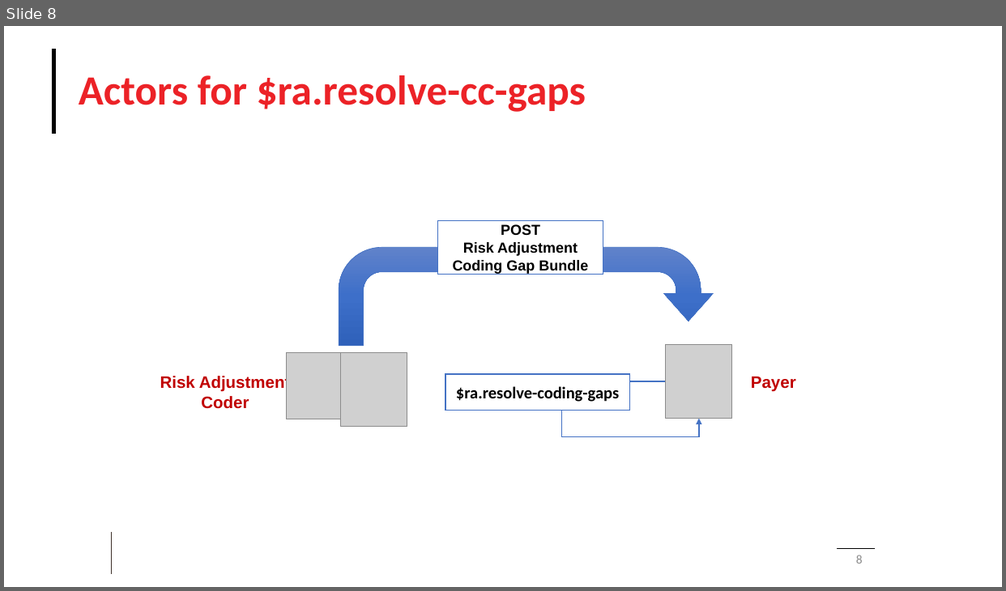
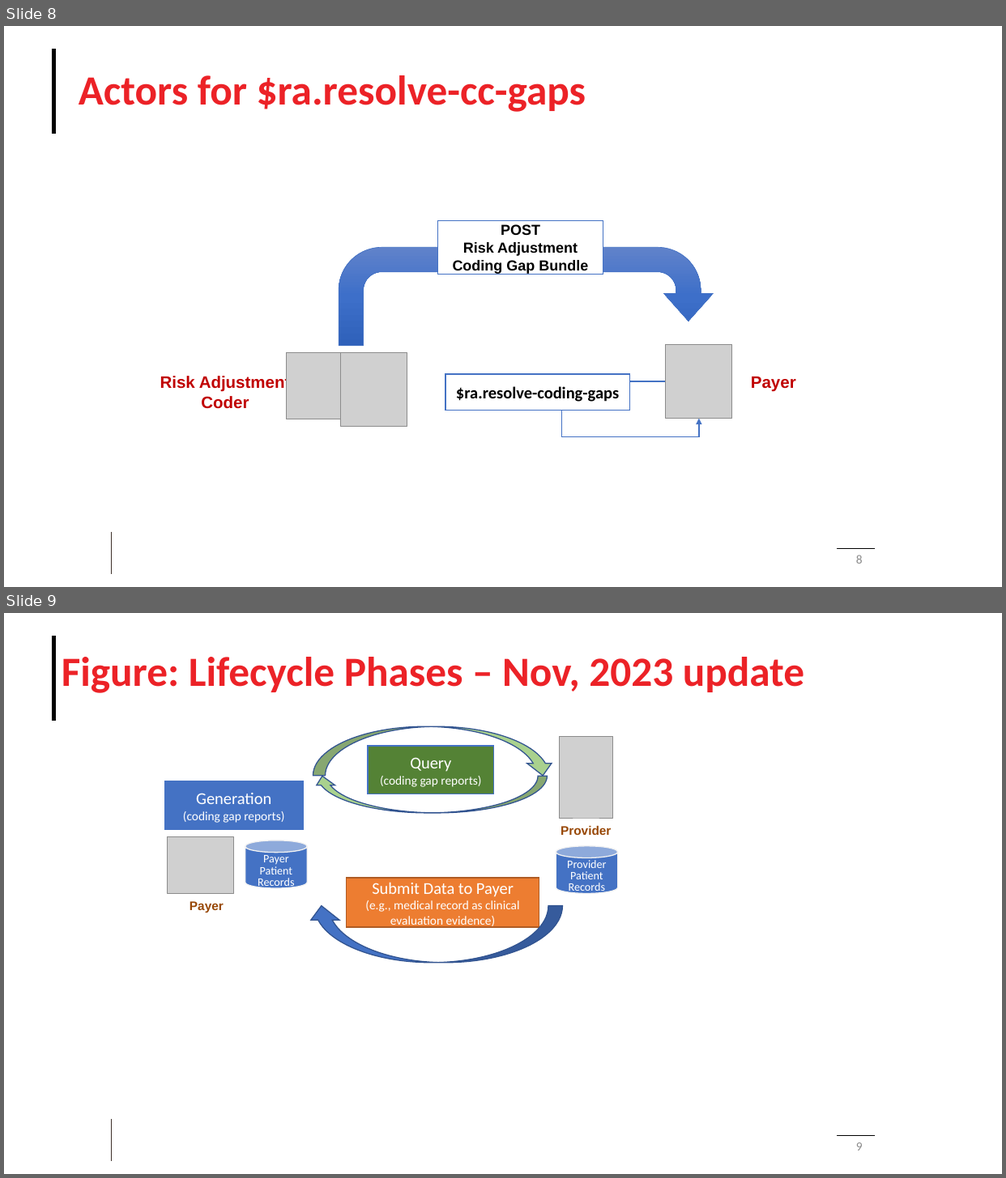
Before and after one commit to HL7/davinci-ra, a slide deck: input/images/Source/Risk Adjustment Images.pptx. Shown one above the other, each under a label of ours: slide 8 before the commit, slides 8 and 9 after it. The pictures are 1006x591 and 1006x1178 pixels, drawn with LibreOffice and Linux fonts; fonts in the diff are those of the drawing; grey boxes stand for pictures; background and template pictures are left out. Boxes give left, top, right and bottom in pixels: in the first picture for what was removed or moved away, otherwise in the second. Text is boxed around its words. In the diff, an @@ line names an element or a change of style, - is before the commit and + after.

```diff
--- a/input/images/Source/Risk Adjustment Images.pptx
+++ b/input/images/Source/Risk Adjustment Images.pptx
@@ slide 9 added at (4,613,1002,1174), background #FFFFFF; not listed: 3 template elements that a slide beside it also shows @@
@@ title added at (62,657,804,693), 40 pt, text #EC2227, bold @@
+Figure: Lifecycle Phases – Nov, 2023 update
@@ curved down arrow added at (313,726,555,776), fill #A9D18E, outline #325491 1 pt @@
@@ rectangle added at (368,746,494,794), fill #548235, outline #4472C4 1 pt, 12 pt, text #FFFFFF @@
+Query
+(coding gap reports)
@@ picture added at (559,736,612,818) @@
@@ rectangle added at (165,781,304,830), fill #4472C4, outline #4472C4 1 pt, 12 pt, text #FFFFFF @@
+Generation
+(coding gap reports)
@@ curved down arrow added at (313,776,548,813), fill #A9D18E, outline #325491 1 pt @@
@@ text added at (560,826,611,835), 12 pt, text #984807, bold @@
+Provider
@@ picture added at (167,837,234,894) @@
@@ cylinder added at (245,841,307,888), fill #4472C4, outline #F2F2F2 1 pt, 11 pt, text #FFFFFF @@
+Payer Patient Records
@@ cylinder added at (556,846,618,894), fill #4472C4, outline #F2F2F2 1 pt, 11 pt, text #FFFFFF @@
+Provider Patient Records
@@ rectangle added at (347,878,539,927), fill #ED7D31, outline #AF5C24 1 pt, 12 pt, text #FFFFFF @@
+Submit Data to Payer
+(e.g., medical record as clinical evaluation evidence)
@@ text added at (189,901,224,913), 12 pt, text #984807, bold @@
+Payer
@@ curved down arrow added at (307,905,562,963), fill #4472C4, outline #325491 1 pt @@
@@ page number added at (856,1143,863,1151), 12 pt, text #8C8C8C @@
+9
```
Also in this commit, not shown: 4 other files.
